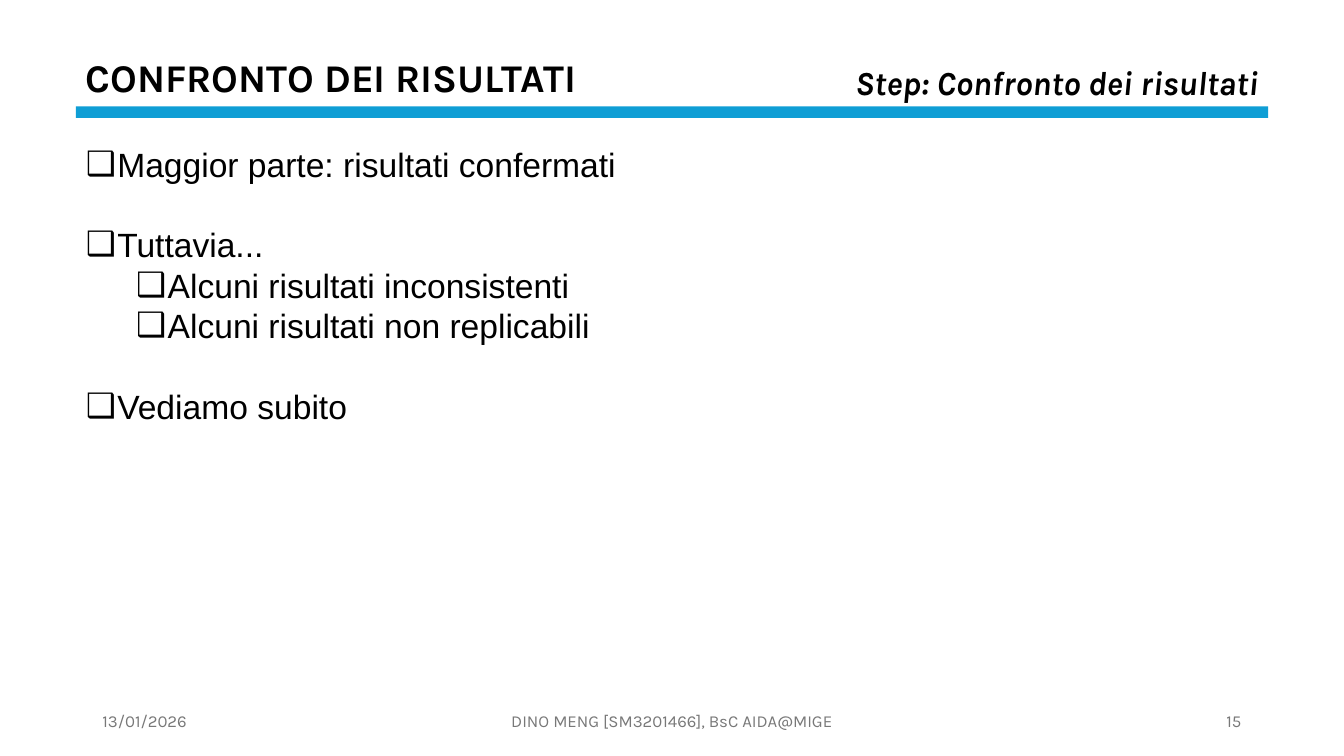
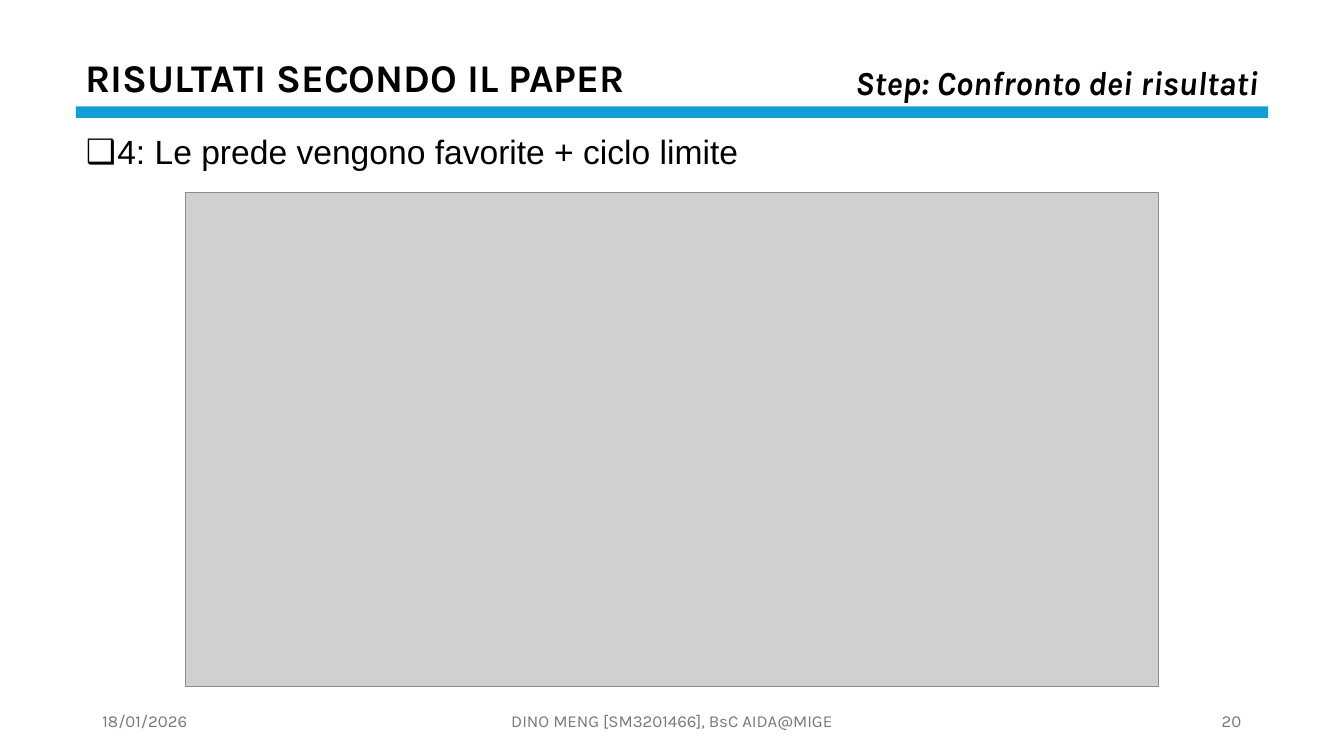
Before and after one commit to OdinMeng/AIDA-UNIVERSITY-NOTES-2025-2026, a slide deck: slide 20 of Complex Systems/project/PresentationPROJECTSM3201466.pptx (slide 15 before the commit). Drawn at 1344x756 pixels with LibreOffice and Linux fonts; fonts in the diff are those of the drawing; grey boxes stand for pictures. Boxes give left, top, right and bottom in pixels: in the first picture for what was removed or moved away, otherwise in the second. Text is boxed around its words. In the diff, an @@ line names an element or a change of style, - is before the commit and + after.

```diff
--- a/Complex Systems/project/PresentationPROJECTSM3201466.pptx
+++ b/Complex Systems/project/PresentationPROJECTSM3201466.pptx
@@ text at <box>86,66,625,93</box>: text changed @@
-CONFRONTO DEI RISULTATI
+RISULTATI SECONDO IL PAPER
@@ text at <box>117,139,738,171</box>: text changed @@
-❑ Maggior parte: risultati confermati
-❑ Tuttavia...
-  ❑ Alcuni risultati inconsistenti
-  ❑ Alcuni risultati non replicabili
-❑ Vediamo subito
+❑ 4: Le prede vengono favorite + ciclo limite
@@ picture added at <box>186,193,1158,687</box> @@
@@ text at <box>102,715,187,728</box>: text changed @@
-13/01/2026
+18/01/2026
@@ page number at <box>1222,716,1242,727</box>: text changed @@
-15
+20
```
Also in this commit, not shown: 39 other slides changed, 2 slides added, 7 slides removed, 5 other files.
